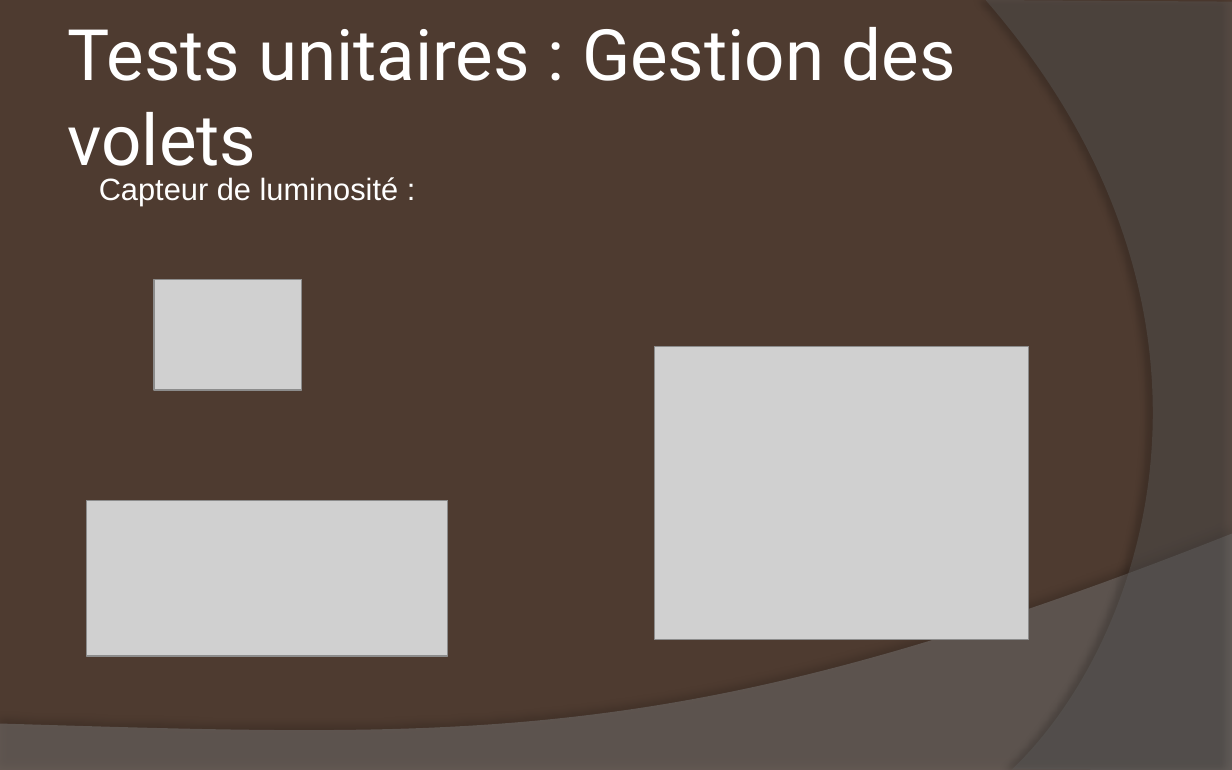
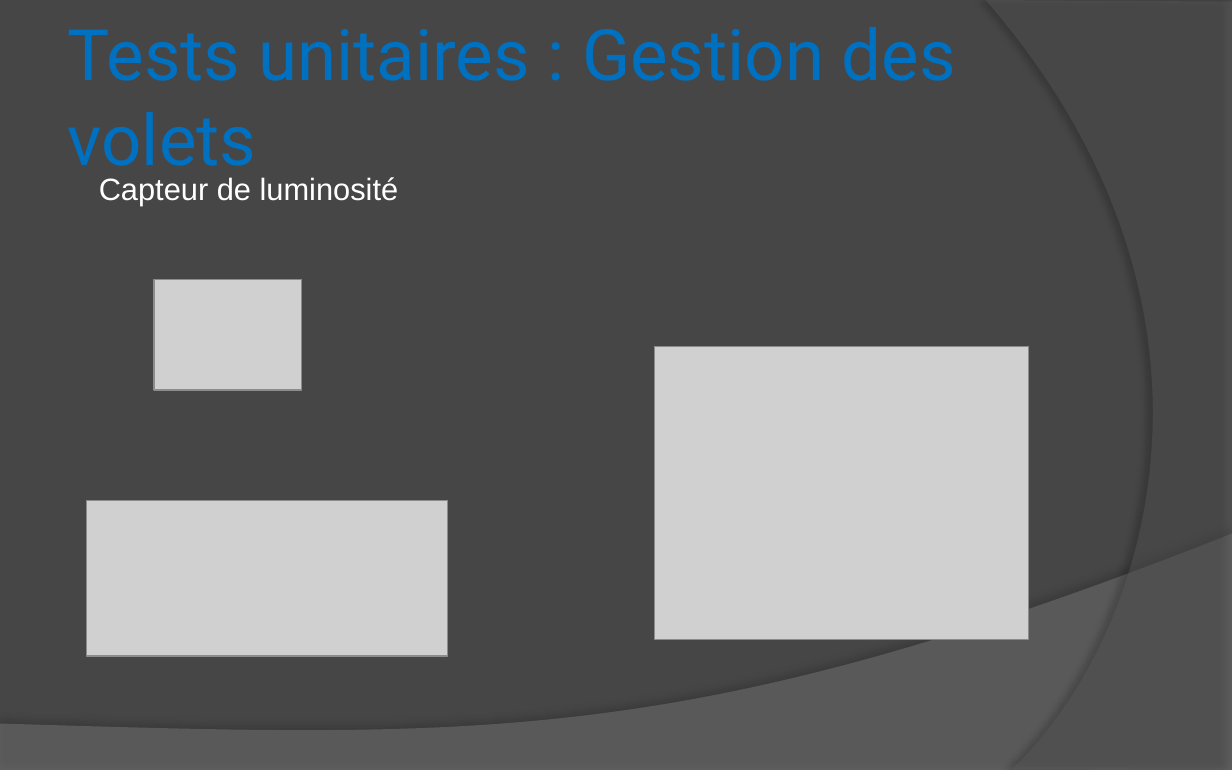
Before and after one commit to DrBalf/domotique_bts_sn_ec_projet, a slide deck: slide 17 of Rapport/Benjamin/RevueDeProjet.pptx. Drawn at 1232x770 pixels with LibreOffice and Linux fonts; fonts in the diff are those of the drawing; grey boxes stand for pictures. Boxes give left, top, right and bottom in pixels: in the first picture for what was removed or moved away, otherwise in the second. Text is boxed around its words. In the diff, an @@ line names an element or a change of style, - is before the commit and + after.

```diff
--- a/Rapport/Benjamin/RevueDeProjet.pptx
+++ b/Rapport/Benjamin/RevueDeProjet.pptx
@@ background #4E3B30 to #464646 @@
@@ title "Tests unitaires : Gestion des ..." at (x1=68, y1=27, x2=956, y2=182): text colour #FFFFFF to #0070C0, letter outline none to #FFFFFF 0.25 pt @@
@@ text at (x1=99, y1=177, x2=399, y2=206): text changed @@
-Capteur de luminosité :
+Capteur de luminosité
```
Also in this commit, not shown: 18 other slides changed, 14 other files.
